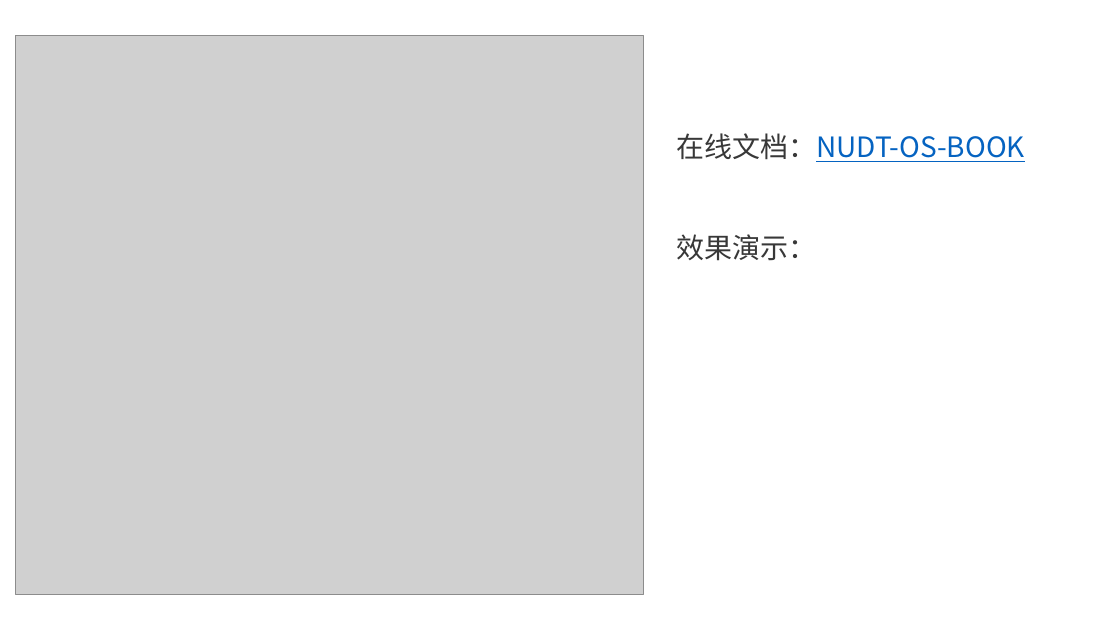
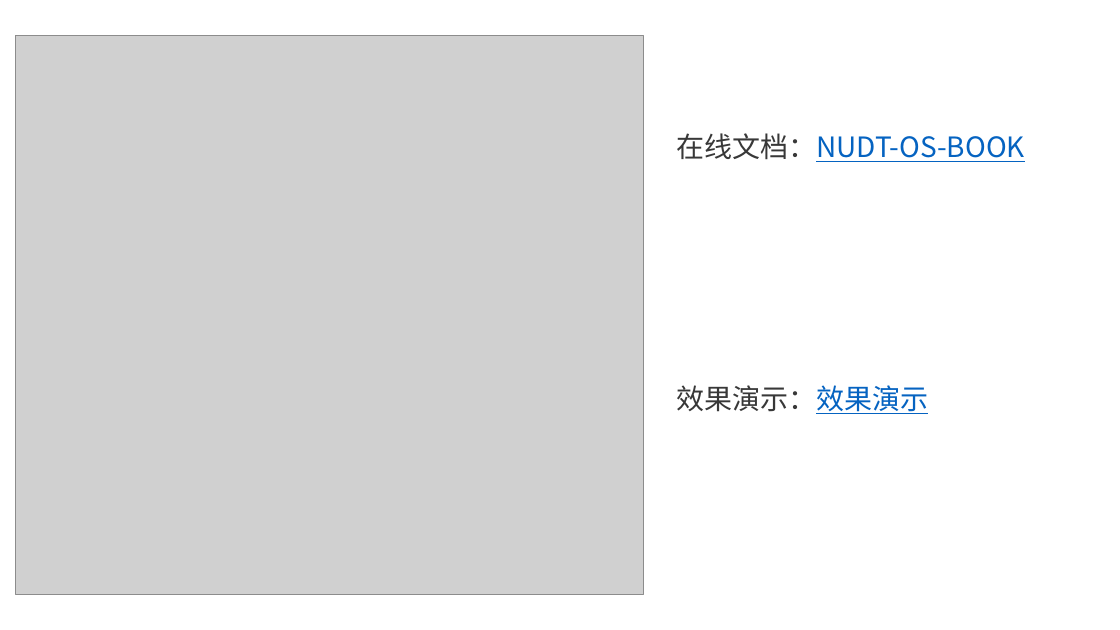
Before and after one commit to flying-rind/mini-Rust-os, a slide deck: slide 6 of tutorial/Mini-Rust-OS.pptx. Drawn at 1120x630 pixels with LibreOffice and Linux fonts; fonts in the diff are those of the drawing; grey boxes stand for pictures. Boxes give left, top, right and bottom in pixels: in the first picture for what was removed or moved away, otherwise in the second. Text is boxed around its words. In the diff, an @@ line names an element or a change of style, - is before the commit and + after.

```diff
--- a/tutorial/Mini-Rust-OS.pptx
+++ b/tutorial/Mini-Rust-OS.pptx
@@ text at box(676, 385, 928, 414): text changed @@
-效果演示：
+效果演示：效果演示
```
Also in this commit, not shown: 4 other slides changed, 2 slides added, 2 other files.
